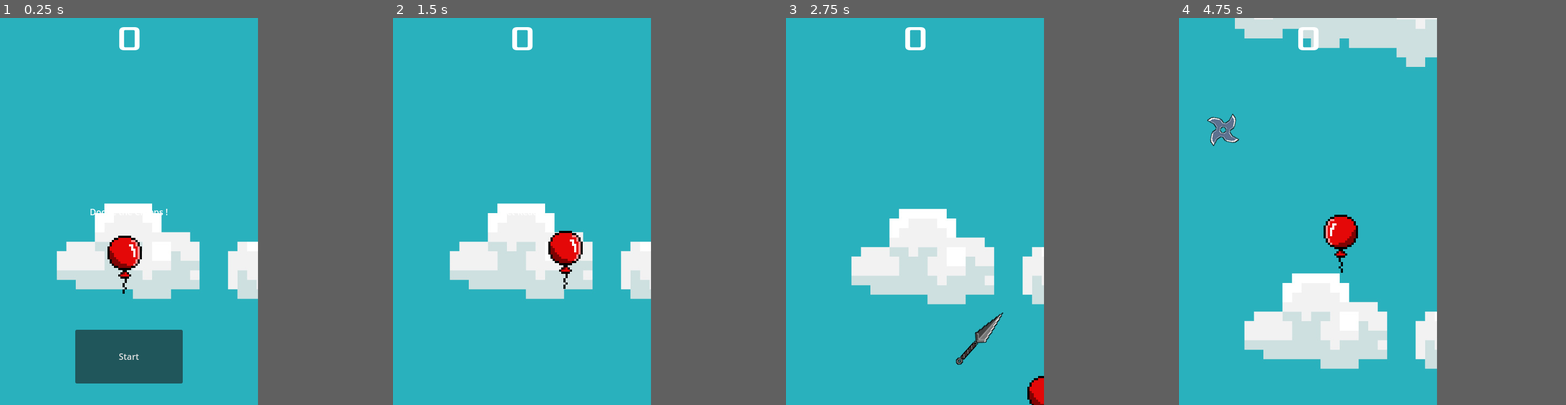
Above: before the commit, frames 1-4 (left to right).
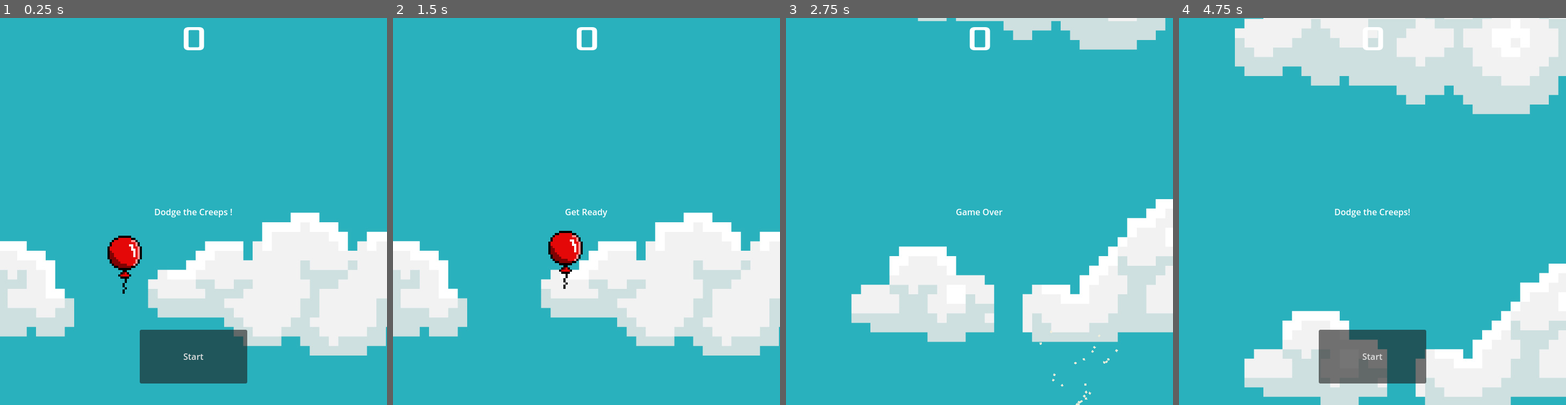
Above: after the commit, the same moments.

Repository: Turik556/First2D
Game: Godot game, scene res://Scenes/game.tscn
The game is run twice, just before and just after one commit, with the same random seed, the same clock (stepped at 60 frames per second) and the same inputs. Before the commit the project starts from res://Scenes/main.tscn.
Inputs:
- Up to frame 1 (0.25 s): no input
- Up to frame 2 (1.5 s): click "Start" at 0.5 s; tap Enter at 1.25 s; hold D (move_right) from 1.28 s (still down)
- Up to frame 3 (2.75 s): release D (move_right) at 2.03 s; hold S (move_down) from 2.03 s (still down)
- Up to frame 4 (4.75 s): release S (move_down) at 2.78 s; hold D (move_right) 2.78-3.53 s; hold W (move_up) 3.53-4.28 s; hold A (move_left) from 4.28 s (still down)
In our replay, the window is 480x720 before the commit and 720x720 after it. These sizes can differ from the game's own. Grey fills any space a smaller window leaves; there, only what the larger window draws over its background counts as a difference.

The runs differ from the first frame. In frame 1, 28% of the frame differs, in the area x 0-100%, y 2-95%; in frame 2, 24%; in frame 3, 22%; in frame 4, 36%, in the area x 7-100%, y 0-100%.

Commit message:
add pause game and game scene

Diff:
--- a/Scenes/Handlers/EnemyHandler.tscn
+++ b/Scenes/Handlers/EnemyHandler.tscn
@@ -8,9 +8,9 @@
 
 [sub_resource type="Curve2D" id="Curve2D_mvari"]
 _data = {
-"points": PackedVector2Array(0, 0, 0, 0, 0, -8, 0, 0, 0, 0, 480, 0, 0, 0, 0, 0, 480, 720, 0, 0, 0, 0, 0, 720, 0, 0, 0, 0, 0, -8)
+"points": PackedVector2Array(0, 0, 0, 0, 0, -8, 0, 0, 0, 0, 720, -4, 0, 0, 0, 0, 720, 356, 0, 0, 0, 0, 720, 715, 0, 0, 0, 0, 0, 720, 0, 0, 0, 0, 0, -8)
 }
-point_count = 5
+point_count = 6
 
 [node name="EnemyHandler" type="Node"]
 script = ExtResource("1_15j12")
@@ -26,6 +26,6 @@
 
 [node name="MobSpawnLocation" type="PathFollow2D" parent="MobPath"]
 position = Vector2(0, -8)
-rotation = 0.0166651
+rotation = 0.0055555
 
 [connection signal="timeout" from="MobTimer" to="." method="_on_mob_timer_timeout"]
--- /dev/null
+++ b/Scenes/game.gd
@@ -0,0 +1,19 @@
+extends Node
+
+var _paused:bool = false
+# Called when the node enters the scene tree for the first time.
+func _ready() -> void:
+	pass # Replace with function body.
+
+
+# Called every frame. 'delta' is the elapsed time since the previous frame.
+func _process(delta: float) -> void:
+	if Input.is_action_just_pressed("pause"):
+		if _paused == false:
+			get_tree().paused = true
+			_paused = true
+		else:
+			get_tree().paused = false
+			_paused = false
+	pass
+	pass
--- /dev/null
+++ b/Scenes/game.tscn
@@ -0,0 +1,11 @@
+[gd_scene load_steps=3 format=3 uid="uid://dw3vd84r42thd"]
+
+[ext_resource type="Script" path="res://Scenes/game.gd" id="1_1amfp"]
+[ext_resource type="PackedScene" uid="uid://cveqi88yfygc1" path="res://Scenes/main.tscn" id="1_15187"]
+
+[node name="Game" type="Node"]
+process_mode = 3
+script = ExtResource("1_1amfp")
+
+[node name="Main" parent="." instance=ExtResource("1_15187")]
+process_mode = 1
--- a/Scenes/main.tscn
+++ b/Scenes/main.tscn
@@ -12,42 +12,40 @@
 [sub_resource type="ShaderMaterial" id="ShaderMaterial_wwyta"]
 
 [node name="Main" type="Node"]
+process_mode = 3
 script = ExtResource("1_y5qig")
 player_scene = ExtResource("3_rwv84")
 item_scene = ExtResource("3_owb8q")
 
 [node name="TextureRect" type="TextureRect" parent="."]
 material = SubResource("ShaderMaterial_wwyta")
-offset_left = -16.0
-offset_top = -1216.0
-offset_right = 1984.0
-offset_bottom = 784.0
+offset_left = -833.0
+offset_top = -1146.0
+offset_right = 1167.0
+offset_bottom = 854.0
 texture = ExtResource("4_rjcux")
 stretch_mode = 6
 
-[node name="ColorRect" type="ColorRect" parent="."]
-visible = false
-anchors_preset = 15
-anchor_right = 1.0
-anchor_bottom = 1.0
-grow_horizontal = 2
-grow_vertical = 2
-color = Color(0.322663, 0.534388, 0.954947, 1)
-
 [node name="Player" parent="." instance=ExtResource("1_pm0dl")]
+process_mode = 1
 
 [node name="EnemyHandler" parent="." instance=ExtResource("4_ybo78")]
+process_mode = 1
 
 [node name="Item_spawner" parent="." instance=ExtResource("6_8ngv0")]
+process_mode = 1
 
 [node name="StartTimer" type="Timer" parent="."]
+process_mode = 1
 wait_time = 2.0
 one_shot = true
 
 [node name="StartPosition" type="Marker2D" parent="."]
+process_mode = 1
 position = Vector2(240, 450)
 
 [node name="HUD" parent="." instance=ExtResource("4_yohv7")]
+process_mode = 1
 
 [connection signal="hit" from="Player" to="." method="game_over"]
 [connection signal="s_died" from="EnemyHandler" to="." method="_on_enemy_handler_s_died"]
--- a/project.godot
+++ b/project.godot
@@ -11,7 +11,7 @@
 [application]
 
 config/name="First2D"
-run/main_scene="res://Scenes/main.tscn"
+run/main_scene="res://Scenes/game.tscn"
 config/features=PackedStringArray("4.3", "Forward Plus")
 config/icon="res://else/icon.svg"
 
@@ -21,7 +21,7 @@
 
 [display]
 
-window/size/viewport_width=480
+window/size/viewport_width=720
 window/size/viewport_height=720
 window/stretch/mode="canvas_items"
 
@@ -47,3 +47,8 @@
 "events": [Object(InputEventKey,"resource_local_to_scene":false,"resource_name":"","device":-1,"window_id":0,"alt_press …(192 unchanged characters)…
 ]
 }
+pause={
+"deadzone": 0.5,
+"events": [Object(InputEventKey,"resource_local_to_scene":false,"resource_name":"","device":-1,"window_id":0,"alt_pressed":false,"shift_pressed":false,"ctrl_pressed":false,"meta_pressed":false,"pressed":false,"keycode":0,"physical_keycode":80,"key_label":0,"unicode":112,"location":0,"echo":false,"script":null)
+]
+}
--- a/scripts/kunai.gd
+++ b/scripts/kunai.gd
@@ -16,7 +16,7 @@
 
 func initialize():
 	$AnimationPlayer.stop()
-	player = get_node("/root/Main/Player")
+	player = get_node("/root/Game/Main/Player")
 	Global.s_game_over.connect(die)
 	Global.s_froze_start.connect(on_froze_start)
 	Global.s_froze_ends.connect(on_item_effect_ends)
--- a/scripts/main.gd
+++ b/scripts/main.gd
@@ -14,7 +14,7 @@
 # Called every frame. 'delta' is the elapsed time since the previous frame.
 func _process(delta: float) -> void:
 	move_scene()
-	pass
+
 
 func game_over() -> void:
 	$HUD.show_game_over()
